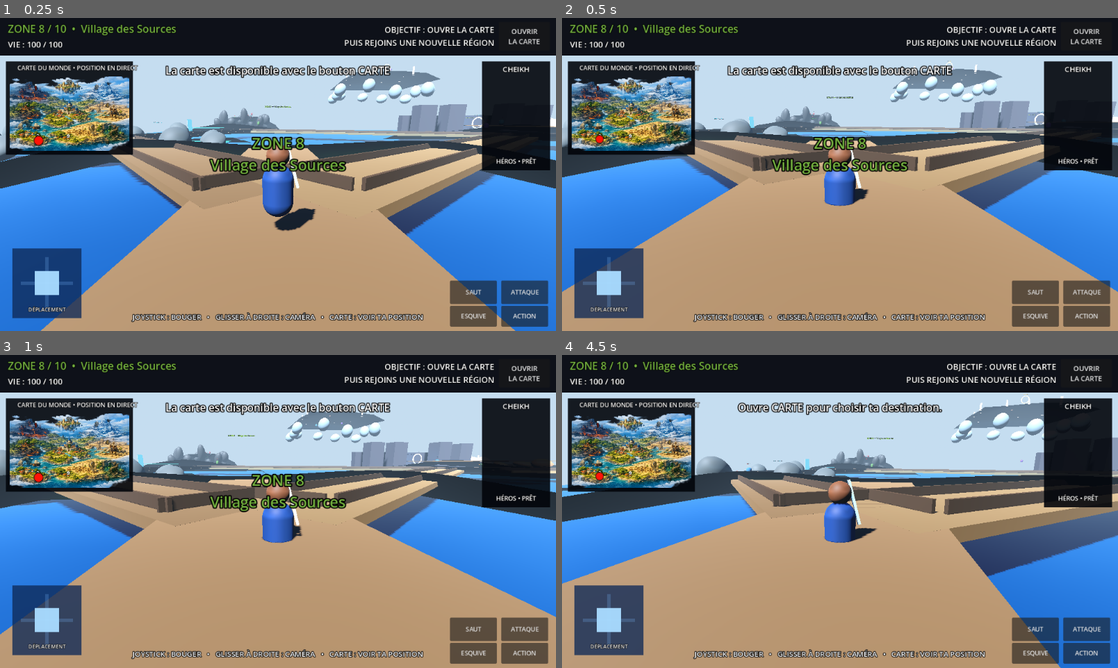
Above: before the commit, frames 1-4 (two rows, left to right).
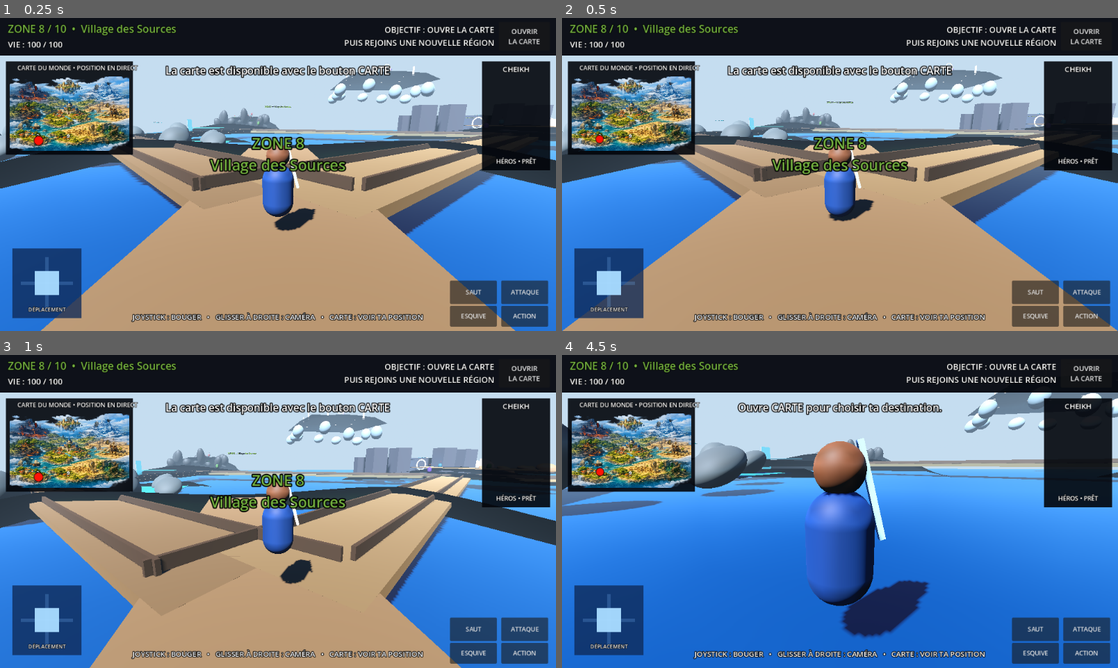
Above: after the commit, the same moments.

Repository: Chasmet/Zelda-like
Game: Godot game, scene res://scenes/main.tscn
Two runs of this game, one before a commit and one after it. Both use one fixed random seed, a clock stepped at 60 frames per second and the inputs below.
Inputs (mouse positions are in pixels of both pictures, inside the frame that each line leads up to):
- Up to frame 1 (0.25 s): no input
- Up to frame 2 (0.5 s): no input
- Up to frame 3 (1 s): tap Enter at 0.5 s; move the mouse to (305, 511) at 0.52 s; hold W (move_forward) from 0.53 s (still down); tap F (attack) at 0.6 s; click (305, 511) at 0.67 s; tap Space (jump) at 0.77 s
- Up to frame 4 (4.5 s): keep holding W (move_forward); move the mouse to (812, 511) at 1.27 s; tap Shift (dodge) at 1.35 s; tap Space (jump) at 1.52, 3.02, 3.77 s; move the mouse to (851, 505) at 2.02 s; tap E (interact) at 2.1 s; move the mouse to (834, 517) at 2.77 s; tap Ctrl (sprint) at 2.85 s; click (834, 517) at 2.92 s; move the mouse to (878, 514) at 3.52 s; tap Z at 3.6 s; move the mouse to (795, 508) at 4.27 s; tap Q at 4.35 s

Frame 1 is identical in both runs. In frame 2, 14% of the frame differs, in the area x 0-100%, y 13-100%; in frame 3, 30%; in frame 4, 52%, in the area x 0-100%, y 12-100%.

Commit message:
fix: replace the broken concave terrain collision with a height map

Diff:
--- a/scripts/main_mobile_final.gd
+++ b/scripts/main_mobile_final.gd
@@ -5,6 +5,88 @@
 
 var fixed_joystick_base: Control
 var fixed_joystick_label: Label
+
+
+# The previous ConcavePolygonShape3D incorrectly treated the centre of every
+# island as a vertical wall. Use a real height-map collider: this terrain is a
+# regular height grid, which is exactly what HeightMapShape3D is designed for.
+func _build_terrain(zone_index):
+	var center: Vector3 = ZONE_CENTERS[zone_index]
+	var surface := SurfaceTool.new()
+	surface.begin(Mesh.PRIMITIVE_TRIANGLES)
+	surface.set_material(_terrain_material(zone_index))
+
+	var step_x: float = TERRAIN_SIZE.x / float(TERRAIN_STEPS)
+	var step_z: float = TERRAIN_SIZE.y / float(TERRAIN_STEPS)
+
+	for z_index in range(TERRAIN_STEPS):
+		for x_index in range(TERRAIN_STEPS):
+			var x0: float = -TERRAIN_SIZE.x * 0.5 + float(x_index) * step_x
+			var x1: float = x0 + step_x
+			var z0: float = -TERRAIN_SIZE.y * 0.5 + float(z_index) * step_z
+			var z1: float = z0 + step_z
+
+			var p00 := Vector3(x0, _zone_height(zone_index, x0, z0), z0)
+			var p10 := Vector3(x1, _zone_height(zone_index, x1, z0), z0)
+			var p01 := Vector3(x0, _zone_height(zone_index, x0, z1), z1)
+			var p11 := Vector3(x1, _zone_height(zone_index, x1, z1), z1)
+
+			var uv00 := Vector2(float(x_index), float(z_index)) / float(TERRAIN_STEPS) * 7.0
+			var uv10 := Vector2(float(x_index + 1), float(z_index)) / float(TERRAIN_STEPS) * 7.0
+			var uv01 := Vector2(float(x_index), float(z_index + 1)) / float(TERRAIN_STEPS) * 7.0
+			var uv11 := Vector2(float(x_index + 1), float(z_index + 1)) / float(TERRAIN_STEPS) * 7.0
+
+			surface.set_uv(uv00)
+			surface.add_vertex(p00)
+			surface.set_uv(uv01)
+			surface.add_vertex(p01)
+			surface.set_uv(uv11)
+			surface.add_vertex(p11)
+
+			surface.set_uv(uv00)
+			surface.add_vertex(p00)
+			surface.set_uv(uv11)
+			surface.add_vertex(p11)
+			surface.set_uv(uv10)
+			surface.add_vertex(p10)
+
+	surface.generate_normals()
+	var terrain_mesh: ArrayMesh = surface.commit()
+
+	var body := StaticBody3D.new()
+	body.name = "Zone_%02d_Terrain" % (zone_index + 1)
+	body.position = center
+
+	var visual := MeshInstance3D.new()
+	visual.mesh = terrain_mesh
+	visual.cast_shadow = GeometryInstance3D.SHADOW_CASTING_SETTING_ON
+	body.add_child(visual)
+
+	# One vertex per metre avoids unsupported non-uniform collision scaling.
+	var collision_width: int = int(round(TERRAIN_SIZE.x)) + 1
+	var collision_depth: int = int(round(TERRAIN_SIZE.y)) + 1
+	var half_width: float = float(collision_width - 1) * 0.5
+	var half_depth: float = float(collision_depth - 1) * 0.5
+	var heights := PackedFloat32Array()
+	heights.resize(collision_width * collision_depth)
+	var data_index: int = 0
+	for depth_index in range(collision_depth):
+		var local_z: float = float(depth_index) - half_depth
+		for width_index in range(collision_width):
+			var local_x: float = float(width_index) - half_width
+			heights[data_index] = float(_zone_height(zone_index, local_x, local_z))
+			data_index += 1
+
+	var height_shape := HeightMapShape3D.new()
+	height_shape.map_width = collision_width
+	height_shape.map_depth = collision_depth
+	height_shape.map_data = heights
+
+	var collision := CollisionShape3D.new()
+	collision.name = "WalkableHeightMap"
+	collision.shape = height_shape
+	body.add_child(collision)
+	add_child(body)
 
 
 func _build_joystick(root):
